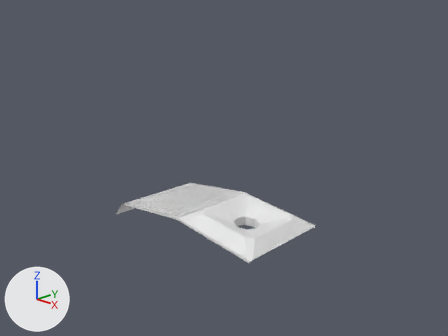
One commit to the Blender file wasabi/media_src/atari-7800-controller.blend: the scene before it, then after it.
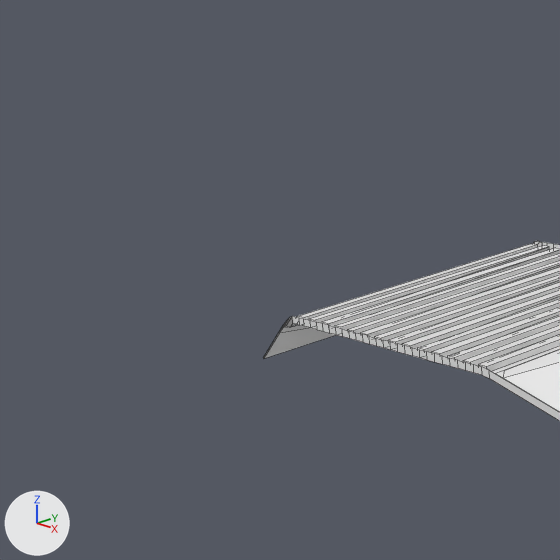
Each version appears first from the file's camera 'Camera', and next in a close-up on the part from 10% to 44% of the width and 35% to 80% of the height. Arrows for +X, +Y and +Z are at lower left; the lights stay in place. The close-ups show mesh edges as thin lines.

Before the edit, the objects in view are built like this:
```python
me_circle = bpy.data.meshes.new('Circle')
me_circle.from_pydata(...)  # 423 vertices, 395 faces; spans x -9.4..-1.53, y -2.44..2.45, z -0.6..0.68
ob_circle = bpy.data.objects.new('Circle', me_circle)
ob_circle.location = (4.84, -0.12, 0.0)
```
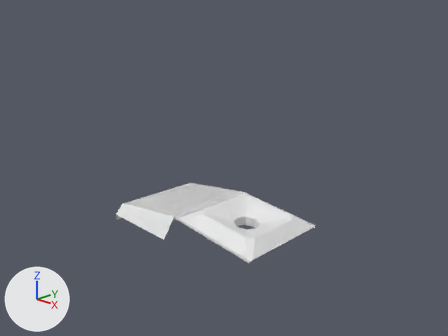
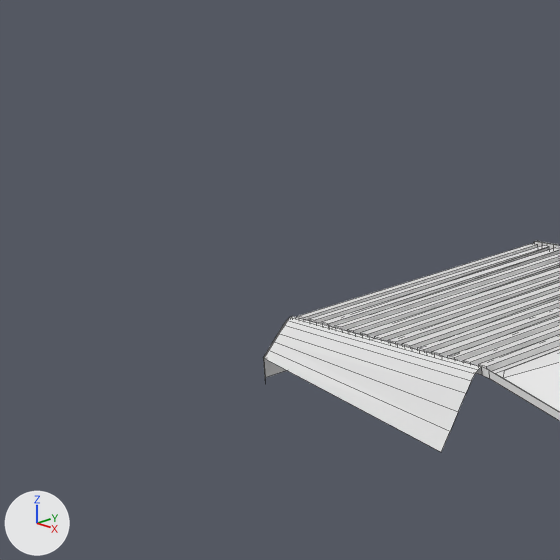
Changed parts and their boxes (x1, y1, x2, y2) in the close-ups (560 x 560 px):
'Circle', reshaped
    before: (264, 241, 560, 421)
    after: (263, 241, 560, 452)
part 1 of me_circle, built on
    before: (264, 326, 283, 358)
    after: (263, 241, 553, 452)

Patch to the scene script:
```diff
--- a/wasabi/media_src/atari-7800-controller.blend.py
+++ b/wasabi/media_src/atari-7800-controller.blend.py
@@ me_circle @@
 # used by ob_circle; location = (4.84, -0.12, 0.0)
-me_circle.from_pydata(...)  # 423 vertices, 395 faces; spans x -9.4..-1.53, y -2.44..2.45, z -0.6..0.68
+me_circle.from_pydata(...)  # 447 vertices, 420 faces; spans x -9.4..-1.53, y -2.58..2.58, z -0.86..0.68
+# me_circle part 1
+# 2 faces are deleted
+# 24 vertices are added at x -9.4..-5.47, y -2.58..2.58, z -0.86..0.4
+# 27 new faces join them
```
